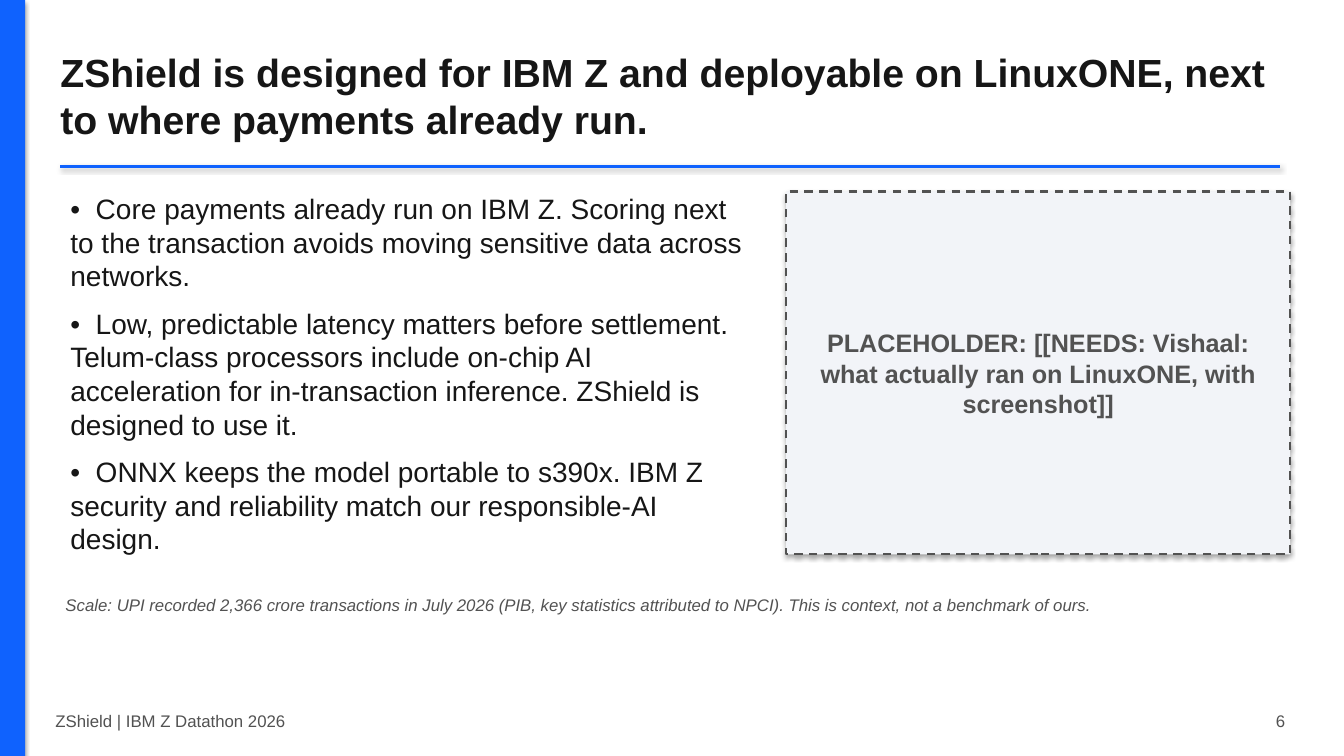
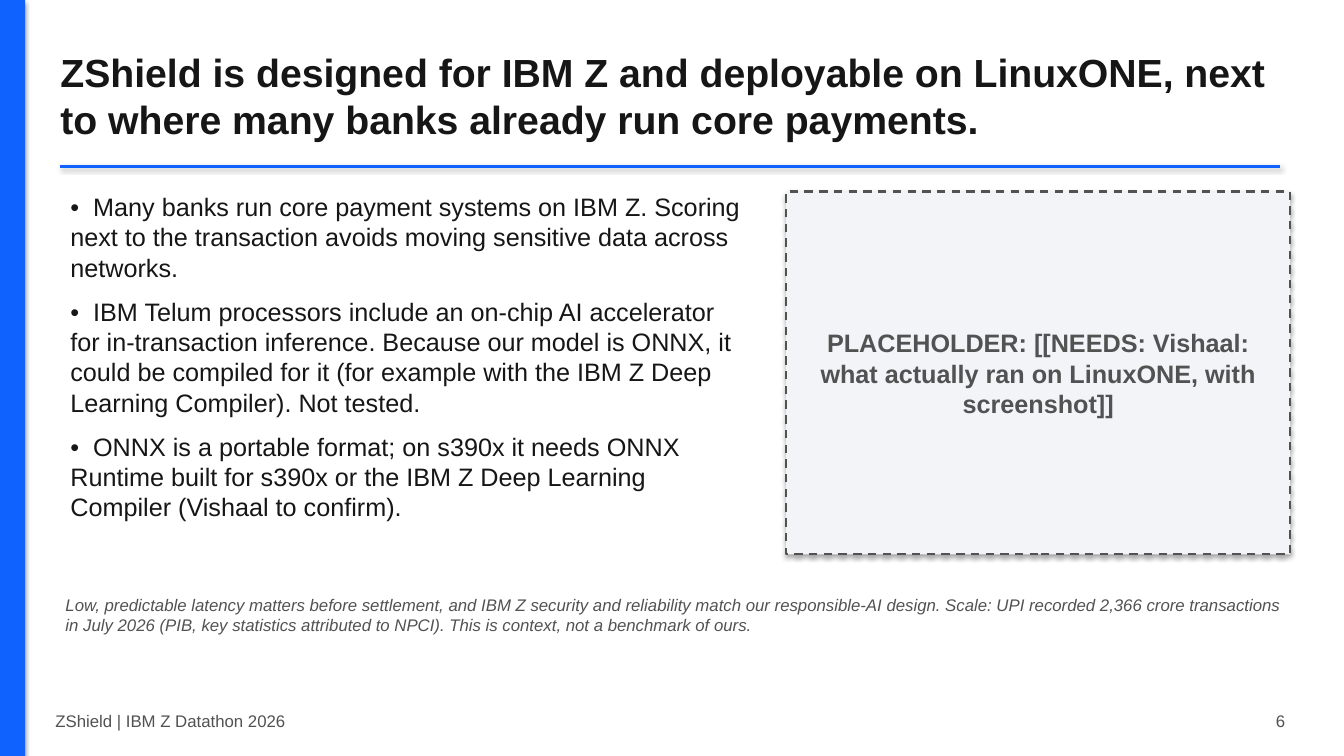
Before and after one commit to Vishaal1409/zshield, a slide deck: slide 6 of docs/deck/ZShield_deck_draft.pptx. Drawn at 1344x756 pixels with LibreOffice and Linux fonts; fonts in the diff are those of the drawing. Boxes give left, top, right and bottom in pixels: in the first picture for what was removed or moved away, otherwise in the second. Text is boxed around its words. In the diff, an @@ line names an element or a change of style, - is before the commit and + after.

```diff
--- a/docs/deck/ZShield_deck_draft.pptx
+++ b/docs/deck/ZShield_deck_draft.pptx
@@ text at box(60, 58, 1265, 142): text changed @@
-ZShield is designed for IBM Z and deployable on LinuxONE, next to where payments already run.
+ZShield is designed for IBM Z and deployable on LinuxONE, next to where many banks already run core payments.
@@ text at box(70, 197, 739, 522): text changed; size 20 to 18 pt @@
-• Core payments already run on IBM Z. Scoring next to the transaction avoids moving sensitive data across networks.
-• Low, predictable latency matters before settlement. Telum-class processors include on-chip AI acceleration for in-transaction inference. ZShield is designed to use it.
-• ONNX keeps the model portable to s390x. IBM Z security and reliability match our responsible-AI design.
+• Many banks run core payment systems on IBM Z. Scoring next to the transaction avoids moving sensitive data across networks.
+• IBM Telum processors include an on-chip AI accelerator for in-transaction inference. Because our model is ONNX, it could be compiled for it (for example with the IBM Z Deep Learning Compiler). Not tested.
+• ONNX is a portable format; on s390x it needs ONNX Runtime built for s390x or the IBM Z Deep Learning Compiler (Vishaal to confirm).
@@ text at box(65, 599, 1279, 635): text changed @@
-Scale: UPI recorded 2,366 crore transactions in July 2026 (PIB, key statistics attributed to NPCI). This is context, not a benchmark of ours.
+Low, predictable latency matters before settlement, and IBM Z security and reliability match our responsible-AI design. Scale: UPI recorded 2,366 crore transactions in July 2026 (PIB, key statistics attributed to NPCI). This is context, not a benchmark of ours.
```
Also in this commit, not shown: 5 other slides changed, 10 other files.
